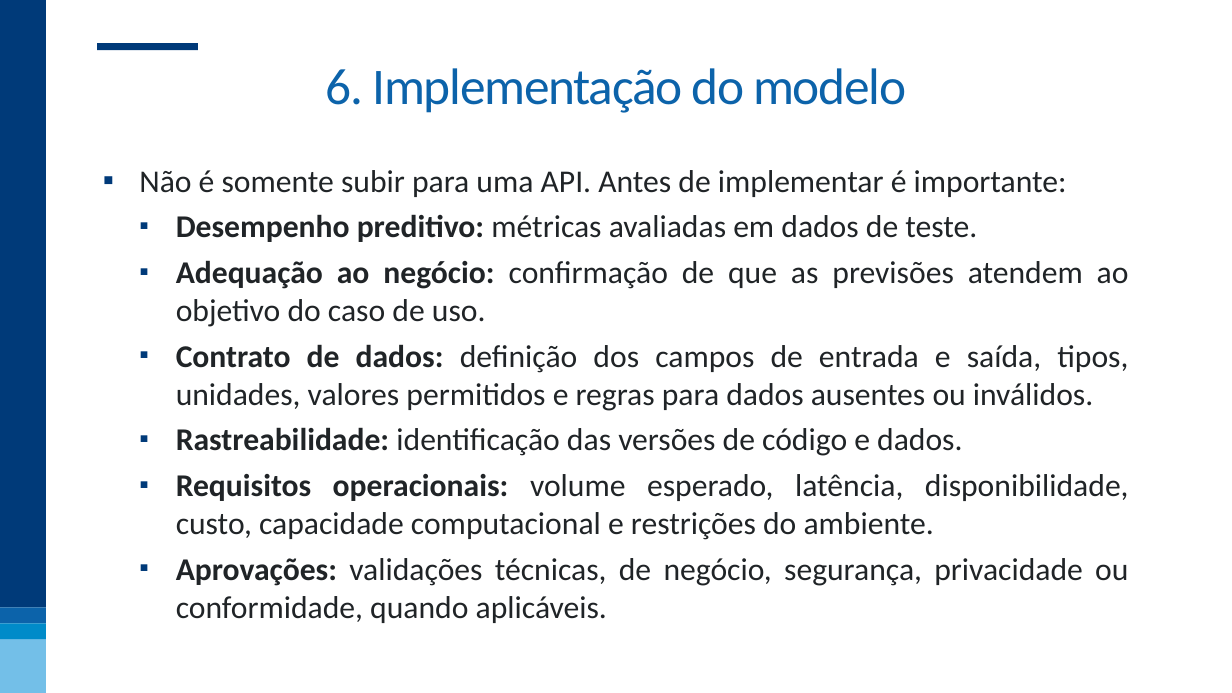
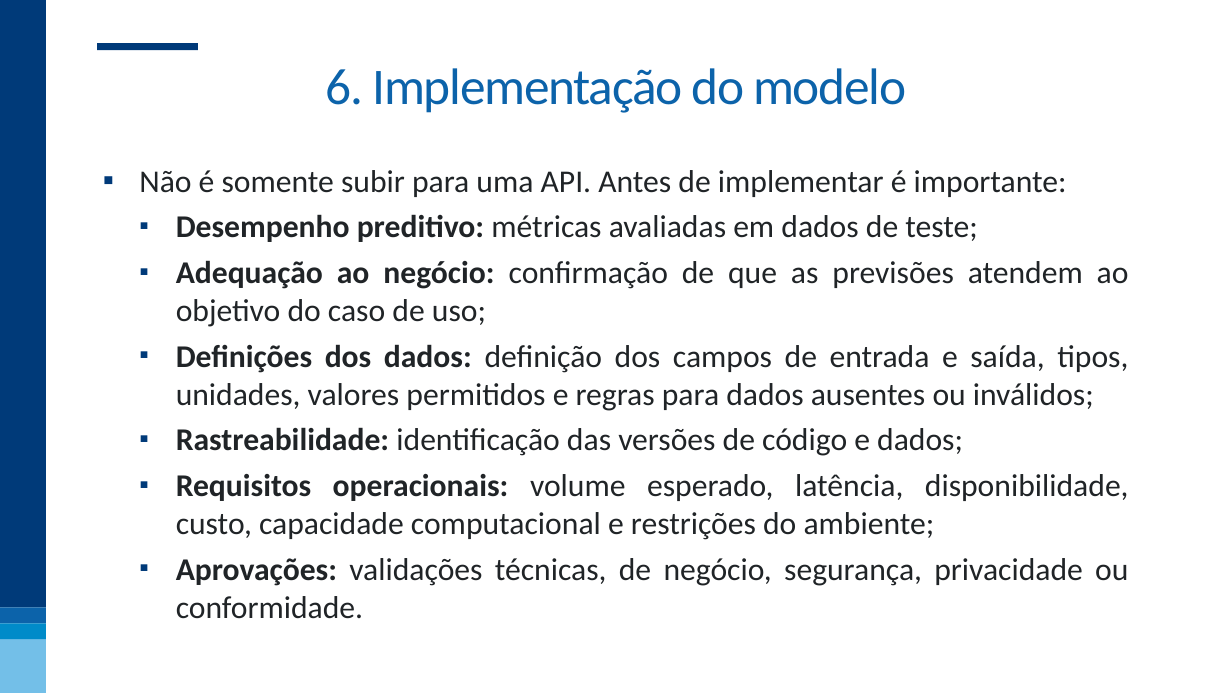
Before and after one commit to nogueira-cavalcante/fgv, a slide deck: slide 74 of MLOps e Versionamento/apresentações/MLOps e Versionamento.pptx. Drawn at 1232x693 pixels with LibreOffice and Linux fonts; fonts in the diff are those of the drawing; background and template pictures are left out. Boxes give left, top, right and bottom in pixels: in the first picture for what was removed or moved away, otherwise in the second. Text is boxed around its words. In the diff, an @@ line names an element or a change of style, - is before the commit and + after.

```diff
--- a/MLOps e Versionamento/apresentações/MLOps e Versionamento.pptx
+++ b/MLOps e Versionamento/apresentações/MLOps e Versionamento.pptx
@@ text at [176, 214, 1129, 619]: text changed @@
-  ▪ Desempenho preditivo: métricas avaliadas em dados de teste.
-  ▪ Adequação ao negócio: confirmação de que as previsões atendem ao objetivo do caso de uso.
-  ▪ Contrato de dados: definição dos campos de entrada e saída, tipos, unidades, valores permitidos e regras para dados ausentes ou inválidos.
-  ▪ Rastreabilidade: identificação das versões de código e dados.
-  ▪ Requisitos operacionais: volume esperado, latência, disponibilidade, custo, capacidade computacional e restrições do ambiente.
-  ▪ Aprovações: validações técnicas, de negócio, segurança, privacidade ou conformidade, quando aplicáveis.
+  ▪ Desempenho preditivo: métricas avaliadas em dados de teste;
+  ▪ Adequação ao negócio: confirmação de que as previsões atendem ao objetivo do caso de uso;
+  ▪ Definições dos dados: definição dos campos de entrada e saída, tipos, unidades, valores permitidos e regras para dados ausentes ou inválidos;
+  ▪ Rastreabilidade: identificação das versões de código e dados;
+  ▪ Requisitos operacionais: volume esperado, latência, disponibilidade, custo, capacidade computacional e restrições do ambiente;
+  ▪ Aprovações: validações técnicas, de negócio, segurança, privacidade ou conformidade.
```
Also in this commit, not shown: 13 other slides changed.
